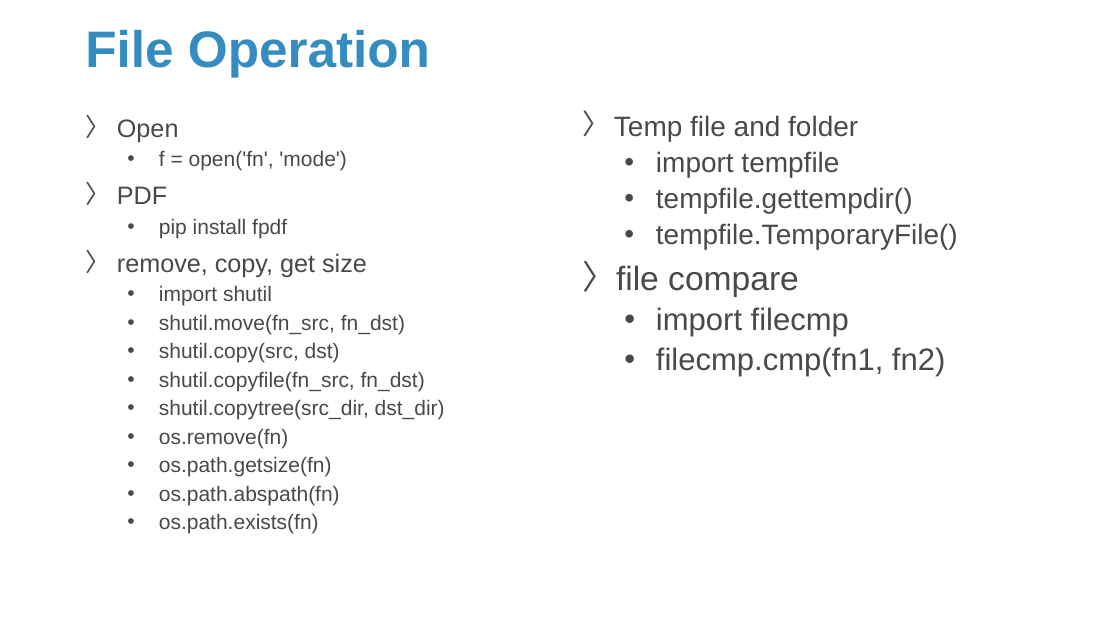
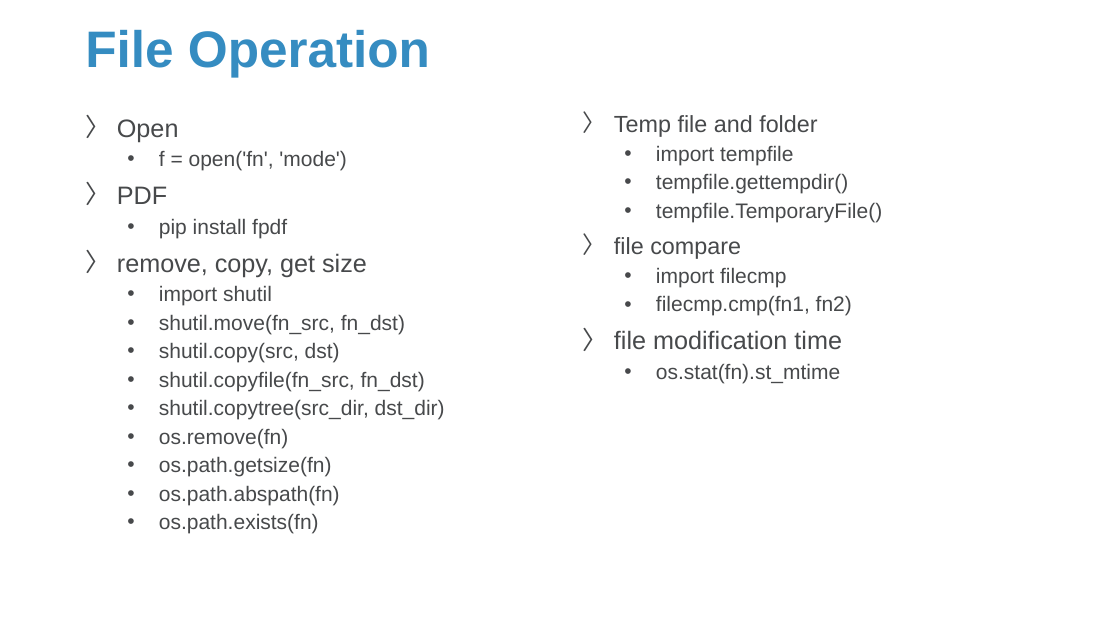
Before and after one commit to Sparks-Lu/TechNotes, a slide deck: slide 19 of Python/Python-Notes.pptx. Drawn at 1120x630 pixels with LibreOffice and Linux fonts; fonts in the diff are those of the drawing; background and template pictures are left out. Boxes give left, top, right and bottom in pixels: in the first picture for what was removed or moved away, otherwise in the second. Text is boxed around its words. In the diff, an @@ line names an element or a change of style, - is before the commit and + after.

```diff
--- a/Python/Python-Notes.pptx
+++ b/Python/Python-Notes.pptx
@@ text at (x1=614, y1=115, x2=882, y2=316): size 24 to 20 pt in "Temp file and folder"; size 24 to 18 pt in "import tempfile", "tempfile.gettempdir()", "tempfile.TemporaryFile()"; size 28.8 to 20 pt in "file compare"; size 26.6 to 18 pt in "import filecmp", "filecmp.cmp(fn1, fn2)" @@
@@ text at (x1=614, y1=330, x2=842, y2=383): paragraphs added @@
+〉 file modification time
+  • os.stat(fn).st_mtime
```
Also in this commit, not shown: 8 other slides changed, 1 slide added, 8 other files.
